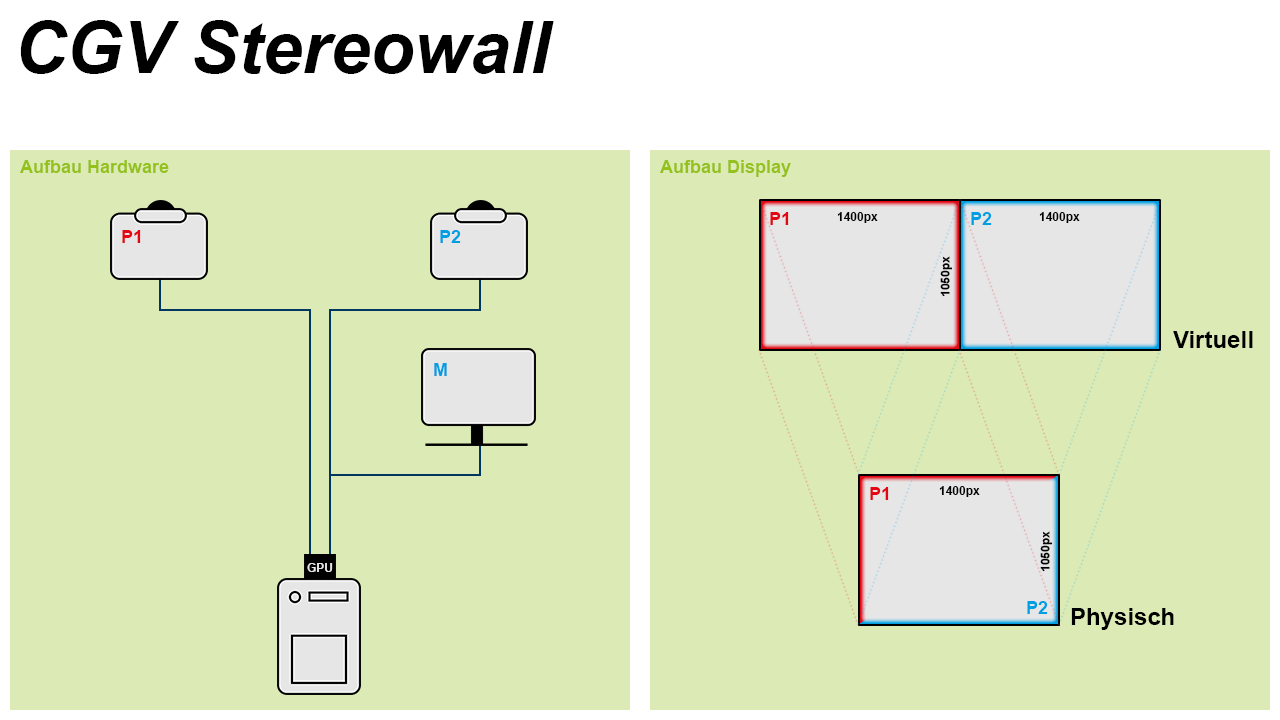
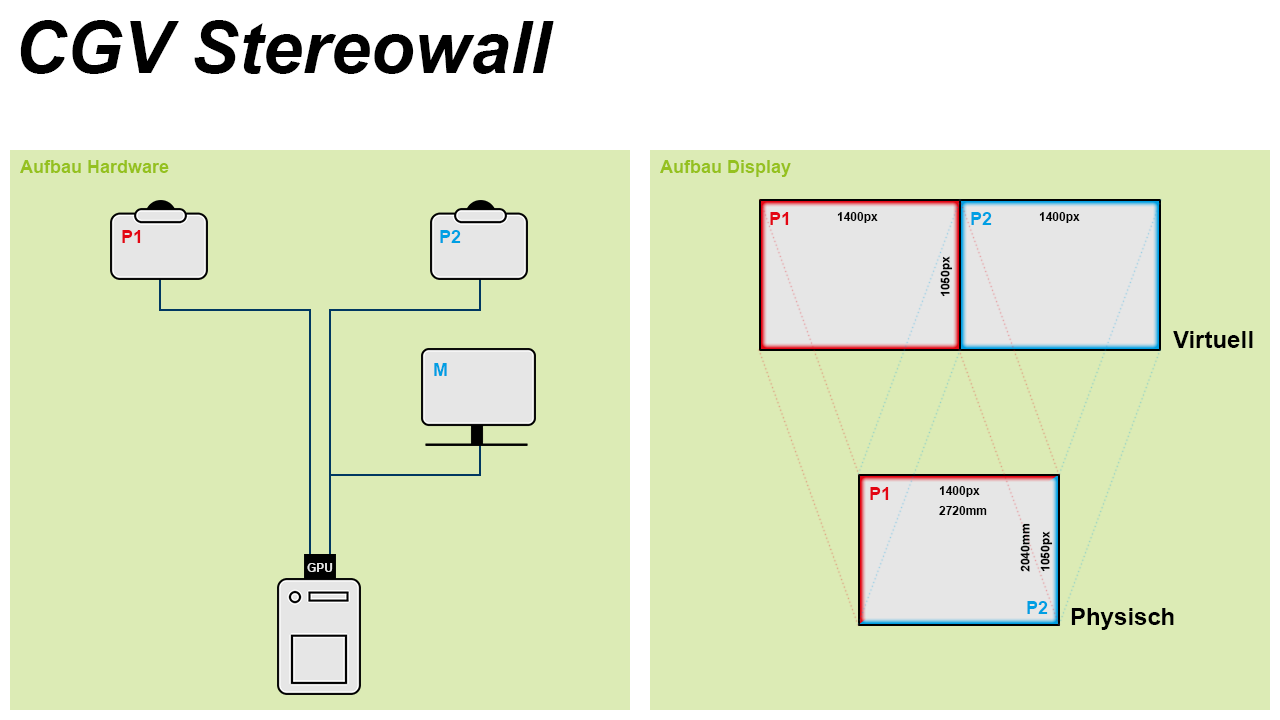
Two versions of the same layered image (1280 × 720). Layer-by-layer changes:
added layer "2040mm" in group "Displays" over box(1020, 523, 1030, 572)
added layer "2720mm" in group "Displays" over box(939, 506, 987, 515)
